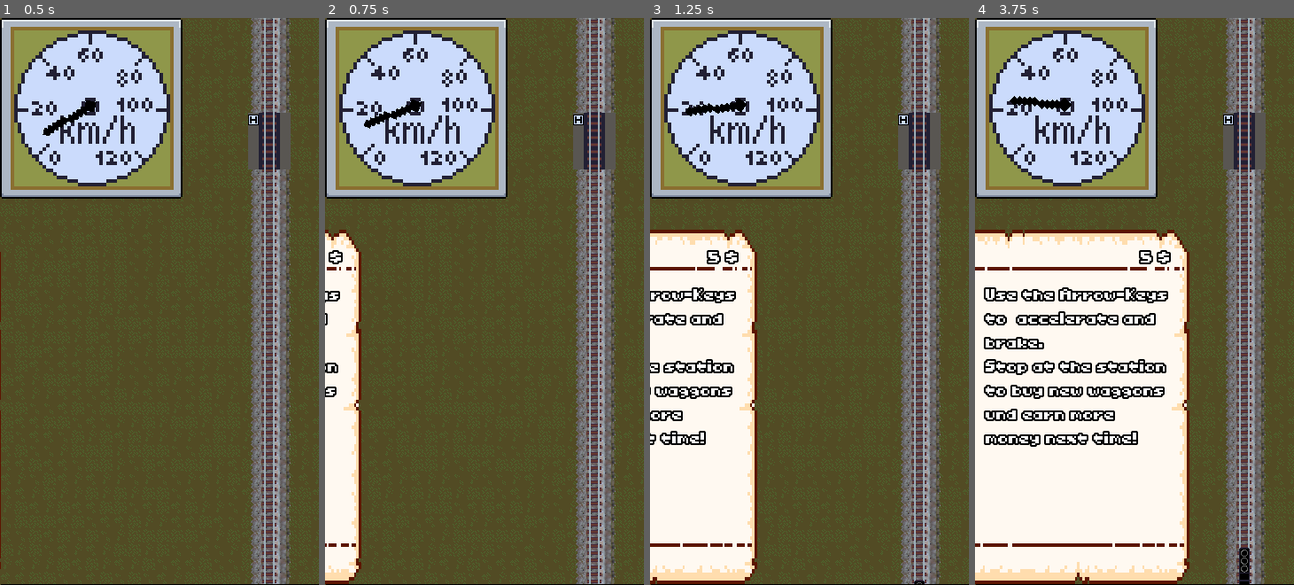
Above: before the commit, frames 1-4 (left to right).
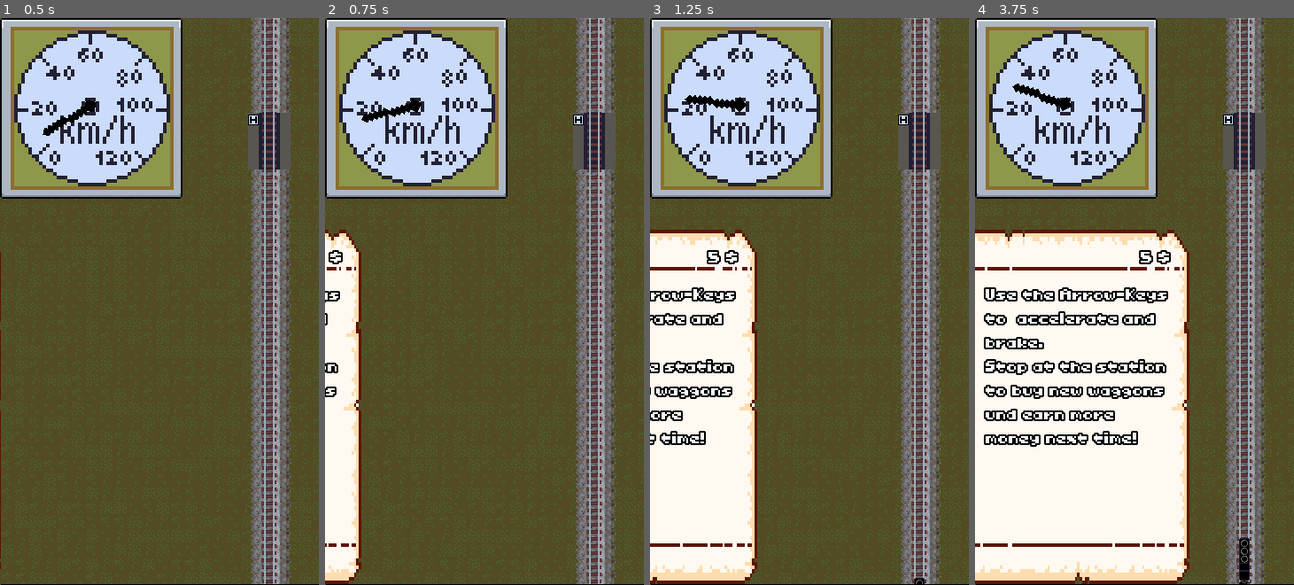
Above: after the commit, the same moments.

Repository: sthoni/gamejamaugust2024
Game: Godot game, scene res://game.tscn
Same seed, same stepped clock (60 frames per second), same inputs: the game is played once before the commit and once after it.
Inputs:
- Up to frame 1 (0.5 s): no input
- Up to frame 2 (0.75 s): tap Enter (shop) at 0.5 s; hold Up (accelerate) from 0.53 s (still down)
- Up to frame 3 (1.25 s): keep holding Up (accelerate); tap Enter (shop) at 0.77 s
- Up to frame 4 (3.75 s): release Up (accelerate) at 1.28 s; hold Down (brake) 1.28-2.03 s; tap Enter (shop) at 1.52, 3.02 s; hold Up (accelerate) 2.03-3.53 s; hold Down (brake) from 3.53 s (still down)

Frame 1 is identical in both runs. In frame 2, 0.2% of the frame differs, in the area x 11-31%, y 14-20%; in frame 3, 0.3%; in frame 4, 0.5%, in the area x 10-87%, y 11-100%.

Commit message:
Alle Items mit krasseren Werten ausgestattet, damit man fürs Debuggen schneller ans Ziel kommt.

Diff:
--- a/items/steambrake.tres
+++ b/items/steambrake.tres
@@ -9,7 +9,7 @@
 
 [resource]
 script = ExtResource("1_wm7q6")
-brake_power = 50000.0
+brake_power = 100000.0
 transport_amount = 10.0
 id = "SteamBrake"
 item_type = 4
--- a/items/train_engine_4cyl.tres
+++ b/items/train_engine_4cyl.tres
@@ -11,7 +11,7 @@
 
 [resource]
 script = ExtResource("1_uncdo")
-acc_power = 40000.0
+acc_power = 160000.0
 id = ""
 item_type = 3
 price = 1000
--- a/items/train_engine_big2cyl.tres
+++ b/items/train_engine_big2cyl.tres
@@ -9,7 +9,7 @@
 
 [resource]
 script = ExtResource("1_tli5l")
-acc_power = 20000.0
+acc_power = 80000.0
 id = ""
 item_type = 3
 price = 500
--- a/items/train_engine_start.tres
+++ b/items/train_engine_start.tres
@@ -4,7 +4,7 @@
 
 [resource]
 script = ExtResource("1_s566g")
-acc_power = 10000.0
+acc_power = 20000.0
 id = ""
 item_type = 0
 price = 10000000
--- a/items/train_traction_start.tres
+++ b/items/train_traction_start.tres
@@ -4,7 +4,7 @@
 
 [resource]
 script = ExtResource("1_865cg")
-brake_power = 10000.0
+brake_power = 30000.0
 transport_amount = 10.0
 id = "TrainTractionStart"
 item_type = 0
